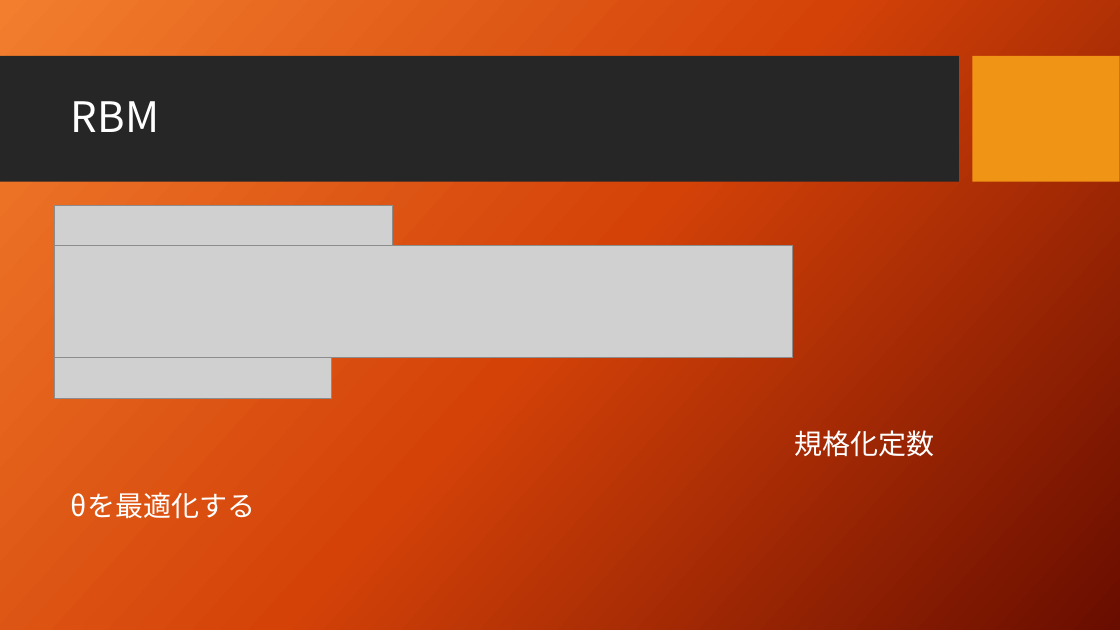
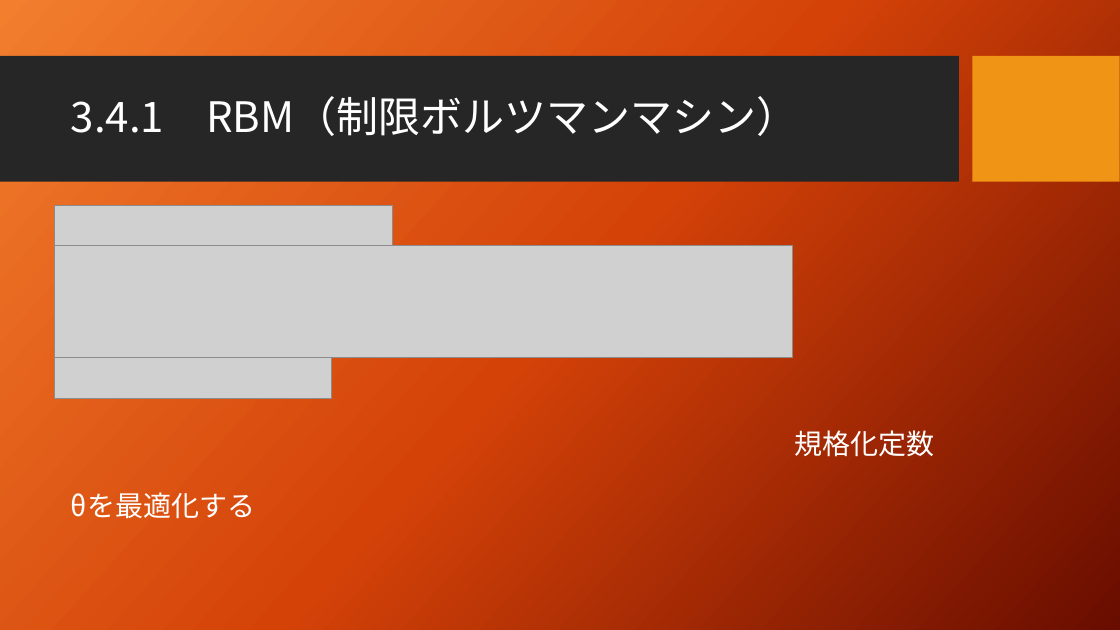
Before and after one commit to seigenji/deep_learning, a slide deck: slide 4 of deep_learning3.4.pptx. Drawn at 1120x630 pixels with LibreOffice and Linux fonts; fonts in the diff are those of the drawing; grey boxes stand for pictures; background and template pictures are left out. Boxes give left, top, right and bottom in pixels: in the first picture for what was removed or moved away, otherwise in the second. Text is boxed around its words. In the diff, an @@ line names an element or a change of style, - is before the commit and + after.

```diff
--- a/deep_learning3.4.pptx
+++ b/deep_learning3.4.pptx
@@ title at box(71, 96, 798, 136): text changed @@
-RBM
+3.4.1 RBM（制限ボルツマンマシン）
```
Also in this commit, not shown: 1 other slide changed, 2 slides added, 1 slide removed.
